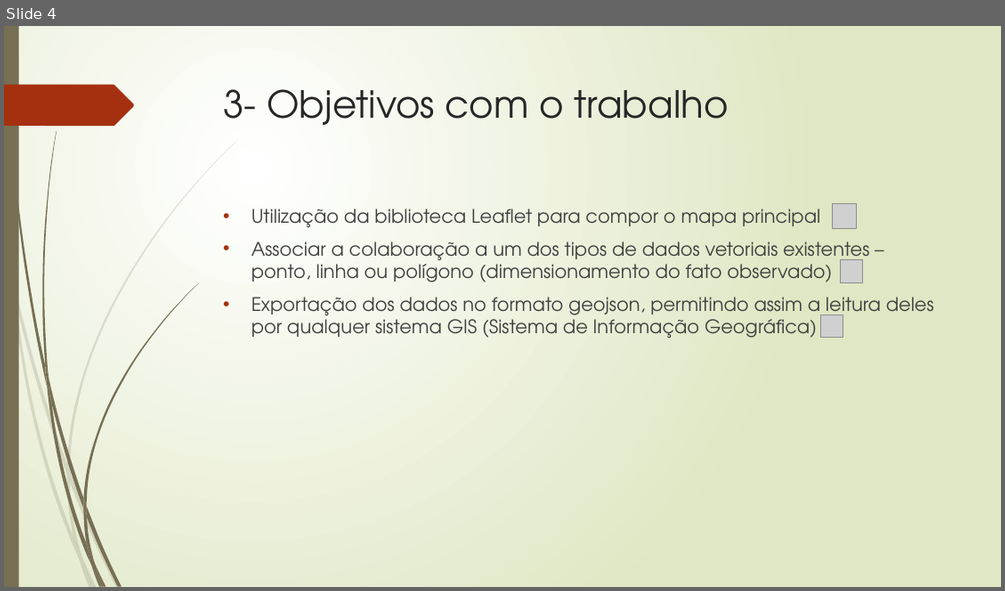
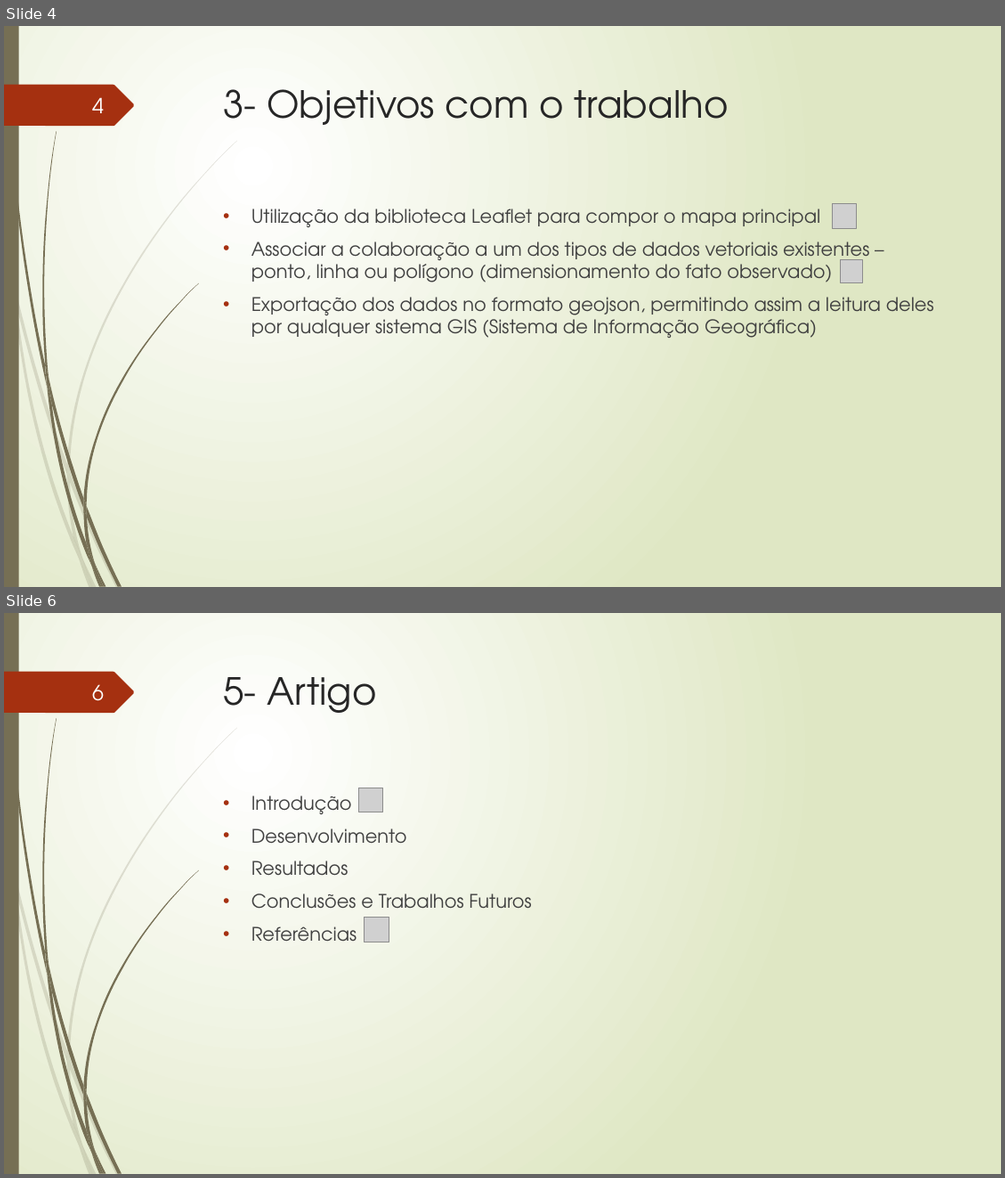
Before and after one commit to TavaresCarlos/TCC, a slide deck: apresentação-do-sistema/apresentação-02.pptx. Shown one above the other, each under a label of ours: slide 4 before the commit, slides 4 and 6 after it; the slides between them are not shown. The pictures are 1005x591 and 1005x1178 pixels, drawn with LibreOffice and Linux fonts; fonts in the diff are those of the drawing; grey boxes stand for pictures. Boxes give left, top, right and bottom in pixels: in the first picture for what was removed or moved away, otherwise in the second. Text is boxed around its words. In the diff, an @@ line names an element or a change of style, - is before the commit and + after.

```diff
--- a/apresentação-do-sistema/apresentação-02.pptx
+++ b/apresentação-do-sistema/apresentação-02.pptx
@@ slide 6 added at (x1=4, y1=613, x2=1001, y2=1174), background gradient #FFFFFF to #DFE8C4; not listed: 24 template elements that a slide beside it also shows @@
@@ page number added at (x1=92, y1=684, x2=104, y2=701), 20 pt, text #FEFFFF @@
+6
@@ title added at (x1=224, y1=677, x2=376, y2=713), 36 pt, text #262626 @@
+5- Artigo
@@ text added at (x1=251, y1=795, x2=531, y2=941), 18 pt, text #404040 @@
+• Introdução
+• Desenvolvimento
+• Resultados
+• Conclusões e Trabalhos Futuros
+• Referências
@@ picture added at (x1=358, y1=787, x2=382, y2=811) @@
@@ picture added at (x1=364, y1=917, x2=388, y2=942) @@
@@ slide 4 changed as well @@
@@ page number added at (x1=92, y1=97, x2=104, y2=113), 20 pt, text #FEFFFF @@
+4
@@ picture removed at (x1=821, y1=314, x2=843, y2=338) @@
```
Also in this commit, not shown: 5 other slides changed, 2 other slides added, 1 slide removed, 3 other files.
